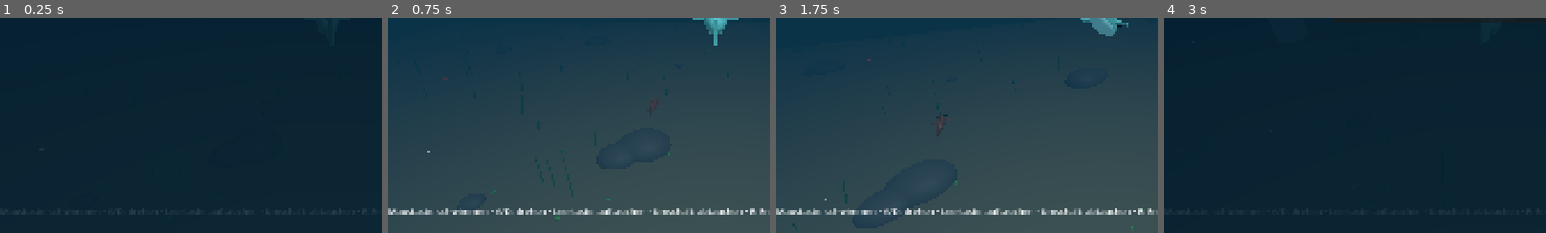
Above: before the commit, frames 1-4 (left to right).
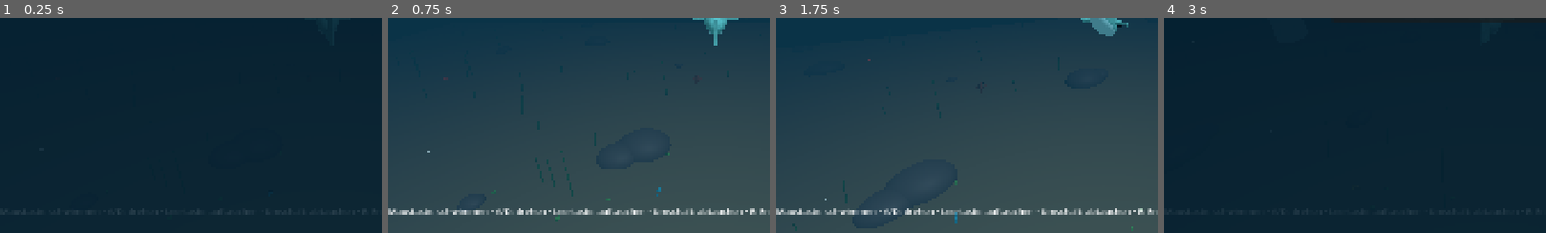
Above: after the commit, the same moments.

Repository: Mayo73/agenthub-backup
Game: Godot game, scene res://scenes/fish.tscn
The game is run twice, just before and just after one commit, with the same random seed, the same clock (stepped at 60 frames per second) and the same inputs. This scene is started directly instead of the project's main scene.
Inputs (mouse positions are % of the whole screen's width and height, from its top left):
- Up to frame 1 (0.25 s): no input
- Up to frame 2 (0.75 s): click "Losschwimmen" at 0.5 s
- Up to frame 3 (1.75 s): tap Enter at 1.25 s; move the mouse to (72, 45) at 1.27 s; hold D (rechts) from 1.28 s (still down); hold Shift (abtauchen) from 1.28 s (still down); click (72, 45) at 1.42 s
- Up to frame 4 (3 s): release D (rechts) at 2 s; release Shift (abtauchen) at 2 s; drag from (30, 55) to (45, 70) at 2.02 s; move the mouse to (60, 28) at 2.77 s; hold D (rechts) from 2.78 s (still down); tap E (entwickeln) at 2.85 s
The pictures show only the part of the screen within x 7-57%, y 50-100%; the shares and areas given below are measured in that part.

The runs differ from the first frame. In frame 2, less than 0.1% of the frame differs, in the area x 69-72%, y 37-84%; in frame 3, less than 0.1%, in the area x 42-55%, y 29-96%; in frame 4, nothing differs.

Commit message:
T-0317: Fünfte Art – Laternenfisch in der Tiefe
Erstellt vom lokalen Agent (Modell qwen3.5:35b-a3b, Versuch 3 von 5).

Diff:
--- a/scripts/fish_school.gd
+++ b/scripts/fish_school.gd
@@ -10,6 +10,9 @@
 const GRAZERS := 3
 const PUFFERS := 2
 const PREDATORS := 2
+const LANTERNS := 3
+## Laternenfische leben nur so tief (Meter, von–bis).
+const LANTERN_DEPTH := Vector2(45.0, 58.0)
 
 
 ## Plan: Liste von {"id": String, "position": Vector3}. Gleicher seed, gleicher Plan.
@@ -26,6 +29,10 @@
 		plan.append({"id": "grasfisch", "position": _around(center, rng)})
 	for i in PUFFERS:
 		plan.append({"id": "kugelfisch", "position": _around(center, rng)})
+	for i in LANTERNS:
+		var p := _around(center, rng)
+		p.y = -rng.randf_range(LANTERN_DEPTH.x, LANTERN_DEPTH.y)
+		plan.append({"id": "laternenfisch", "position": FishWorld.clamp_to_water(p)})
 	for i in PREDATORS:
 		plan.append({"id": "zackenbarsch", "position": _around(center, rng)})
 	return plan
@@ -55,7 +62,7 @@
 
 ## Sollbestand je Art (wie im Startplan).
 static func target_counts() -> Dictionary:
-	return {"silberling": SWARMS * SWARM_SIZE, "grasfisch": GRAZERS, "kugelfisch": PUFFERS, "zackenbarsch": PREDATORS}
+	return {"silberling": SWARMS * SWARM_SIZE, "grasfisch": GRAZERS, "kugelfisch": PUFFERS, "laternenfisch": LANTERNS, "zackenbarsch": PREDATORS}
 
 
 ## Art-IDs der fehlenden Fische, alphabetisch sortiert (eine ID je fehlendem Fisch). fishes: Knoten mit species_id.
--- a/scripts/fish_species.gd
+++ b/scripts/fish_species.gd
@@ -8,6 +8,7 @@
 		"silberling": {"name": "Silberling", "size": 0.6, "speed": 6.0, "hp": 20.0, "bite": 0.0, "behavior": "schwarm", "color": Color(0.78, 0.84, 0.92), "food": 4, "sight": 12.0},
 		"grasfisch": {"name": "Grasfisch", "size": 1.0, "speed": 4.5, "hp": 40.0, "bite": 0.0, "behavior": "scheu", "color": Color(0.42, 0.7, 0.36), "food": 7, "sight": 10.0},
 		"kugelfisch": {"name": "Kugelfisch", "size": 0.8, "speed": 3.5, "hp": 30.0, "bite": 0.0, "behavior": "scheu", "color": Color(0.93, 0.74, 0.3), "food": 6, "sight": 8.0},
+		"laternenfisch": {"name": "Laternenfisch", "size": 0.7, "speed": 5.0, "hp": 25.0, "bite": 0.0, "behavior": "scheu", "color": Color(0.25, 0.85, 0.95), "food": 10, "sight": 9.0, "glow": true},
 		"zackenbarsch": {"name": "Zackenbarsch", "size": 1.8, "speed": 7.0, "hp": 90.0, "bite": 15.0, "behavior": "jaeger", "color": Color(0.55, 0.32, 0.25), "food": 12, "sight": 18.0},
 	}
 
--- a/tests/test_fish_main.gd
+++ b/tests/test_fish_main.gd
@@ -164,7 +164,7 @@
 
 
 func test_fische_verteilt() -> void:
-	check_eq(fish.fishes.size(), 19, "fishes.size() ist 19")
+	check_eq(fish.fishes.size(), 22, "fishes.size() ist 22")
 	for f in fish.fishes:
 		check(f is AiFish, "jeder Eintrag ist AiFish")
 		check(f.get_parent() == fish.world, "AiFish hat world als Elternknoten")
@@ -181,9 +181,9 @@
 func test_fisch_hinzufuegen_entfernen() -> void:
 	var vorher: int = fish.fishes.size()
 	var f: AiFish = fish.add_fish("grasfisch", Vector3(3, -20, 0))
-	check_eq(fish.fishes.size(), vorher + 1, "fishes.size() ist 20")
+	check_eq(fish.fishes.size(), vorher + 1, "fishes.size() ist 23")
 	fish.remove_fish(f)
-	check_eq(fish.fishes.size(), vorher, "fishes.size() ist 19 nach Entfernen")
+	check_eq(fish.fishes.size(), vorher, "fishes.size() ist 22 nach Entfernen")
 	check(not fish.fishes.has(f), "fish.fishes.has(f) falsch")
 
 
--- a/tests/test_fish_school.gd
+++ b/tests/test_fish_school.gd
@@ -8,20 +8,23 @@
 
 
 func test_anzahl() -> void:
-	check(plan.size() == 19, "Plan hat 19 Einträge")
+	check(plan.size() == 22, "Plan hat 22 Einträge")
 	var silberling := 0
 	var grasfisch := 0
 	var kugelfisch := 0
+	var laternenfisch := 0
 	var zackenbarsch := 0
 	for entry in plan:
 		match entry["id"]:
 			"silberling": silberling += 1
 			"grasfisch": grasfisch += 1
 			"kugelfisch": kugelfisch += 1
+			"laternenfisch": laternenfisch += 1
 			"zackenbarsch": zackenbarsch += 1
 	check_eq(silberling, 12, "12 silberling")
 	check_eq(grasfisch, 3, "3 grasfisch")
 	check_eq(kugelfisch, 2, "2 kugelfisch")
+	check_eq(laternenfisch, 3, "3 laternenfisch")
 	check_eq(zackenbarsch, 2, "2 zackenbarsch")
 
 
@@ -31,6 +34,22 @@
 		if entry["id"] == "kugelfisch":
 			count += 1
 	check(count == 2, "Genau 2 Kugelfische im Spawn-Plan")
+
+
+func test_laternenfische_tief() -> void:
+	var count := 0
+	for entry in plan:
+		if entry["id"] == "laternenfisch":
+			count += 1
+	check(count == 3, "Genau 3 Laternenfische im Spawn-Plan")
+	for entry in plan:
+		if entry["id"] == "laternenfisch":
+			var depth := FishWorld.depth_of(entry["position"])
+			check(depth >= 45.0, "Laternenfisch liegt mindestens 45m tief")
+
+
+func test_laternenfische_im_soll() -> void:
+	check_eq(FishSchool.target_counts()["laternenfisch"], 3, "Ziel-Laternenfisch ist 3")
 
 
 func test_abstand() -> void:
@@ -102,13 +121,16 @@
 		stubs.append(stub("grasfisch"))
 	for i in 2:
 		stubs.append(stub("kugelfisch"))
+	for i in 0:
+		stubs.append(stub("laternenfisch"))
 	stubs.append(stub("zackenbarsch"))
 	var miss := FishSchool.missing(stubs)
-	check_eq(miss.size(), 3, "drei Fische fehlen")
+	check_eq(miss.size(), 6, "sechs Fische fehlen")
 	check("silberling" in miss, "silberling fehlt")
+	check("laternenfisch" in miss, "laternenfisch fehlt")
 	check("zackenbarsch" in miss, "zackenbarsch fehlt")
 	miss.sort()
-	check_eq(miss, ["silberling", "silberling", "zackenbarsch"], "Fehlende Fische korrekt ermittelt")
+	check_eq(miss, ["laternenfisch", "laternenfisch", "laternenfisch", "silberling", "silberling", "zackenbarsch"], "Fehlende Fische korrekt ermittelt")
 
 
 func test_zu_viele() -> void:
--- a/tests/test_fish_species.gd
+++ b/tests/test_fish_species.gd
@@ -2,7 +2,7 @@
 
 
 func test_arten() -> void:
-	check_eq(FishSpecies.ids(), ["grasfisch", "kugelfisch", "silberling", "zackenbarsch"], "alle Arten sortiert")
+	check_eq(FishSpecies.ids(), ["grasfisch", "kugelfisch", "laternenfisch", "silberling", "zackenbarsch"], "alle Arten sortiert")
 	check(FishSpecies.has("silberling"), "silberling existiert")
 	check(not FishSpecies.has("hai"), "hai existiert nicht")
 
@@ -39,3 +39,11 @@
 		var d := FishSpecies.data(id)
 		for key: String in required_keys:
 			check(d.has(key), "Art %s hat Schlüssel %s" % [id, key])
+
+
+func test_laternenfisch() -> void:
+	check(FishSpecies.has("laternenfisch"), "laternenfisch existiert")
+	check(not FishSpecies.is_predator("laternenfisch"), "laternenfisch ist kein Räuber")
+	var glow = FishSpecies.data("laternenfisch").get("glow", false)
+	check(glow == true, "Laternenfisch leuchtet (glow = true)")
+	check_eq(FishSpecies.data("laternenfisch")["food"], 10, "Nahrungswert Laternenfisch ist 10")
Not shown, changed: docs/fischarten.md
